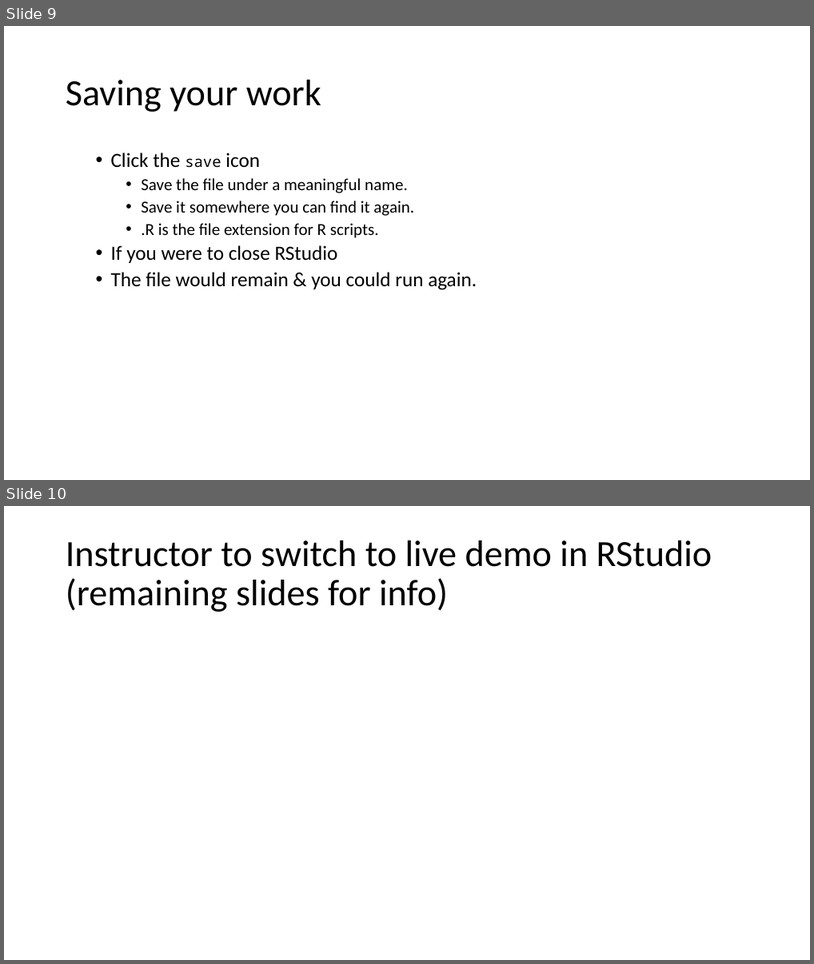
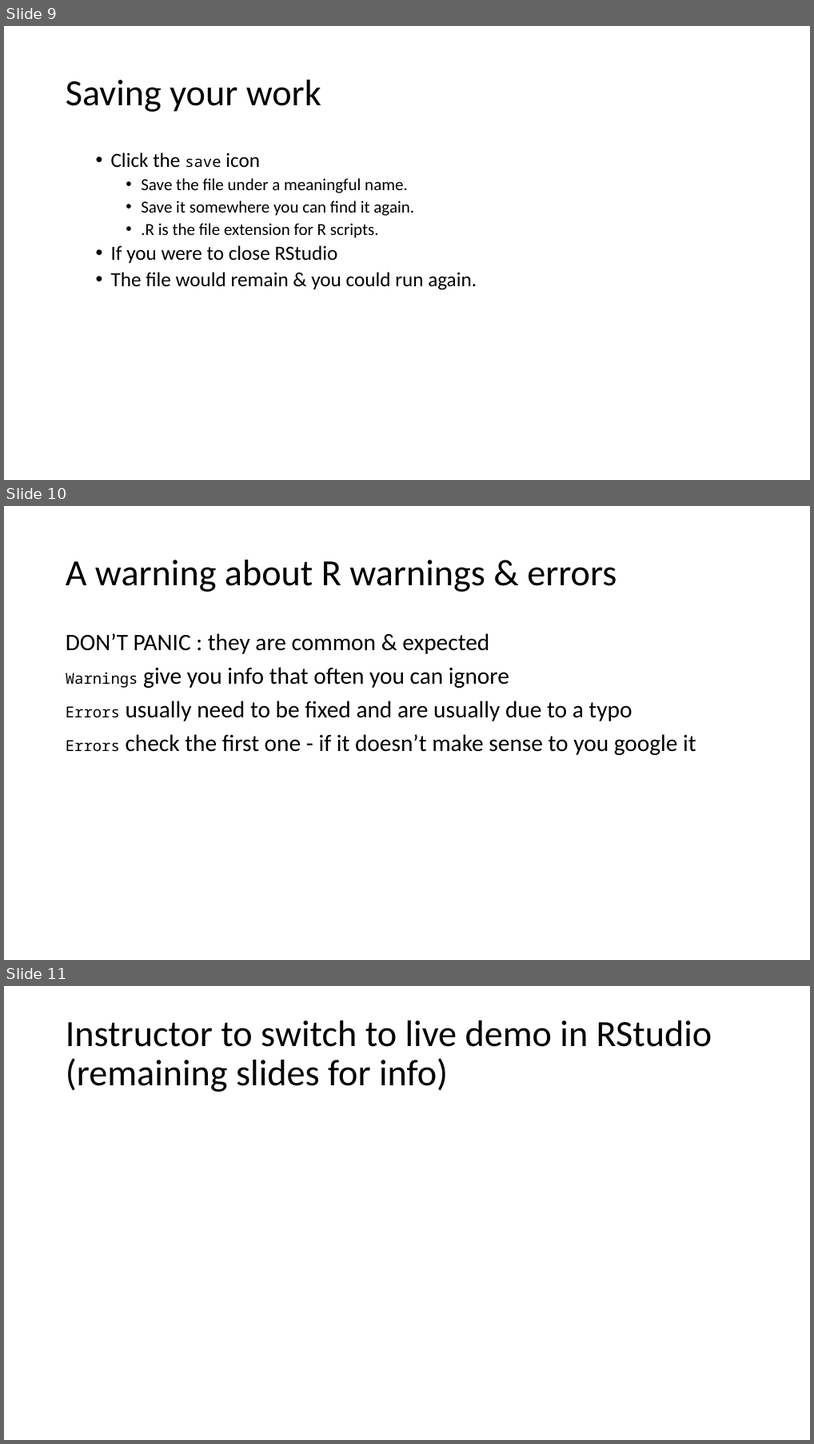
Before and after one commit to uclh-criu/learning-datascience, a slide deck: sessions/1-R-taster.pptx. Shown one above the other, each under a label of ours: slides 9 and 10 before the commit, slides 9, 10 and 11 after it. The pictures are 814x964 and 814x1444 pixels, drawn with LibreOffice and Linux fonts; fonts in the diff are those of the drawing. Boxes give left, top, right and bottom in pixels: in the first picture for what was removed or moved away, otherwise in the second. Text is boxed around its words. In the diff, an @@ line names an element or a change of style, - is before the commit and + after.

Commit message:
add about warnings & errors

```diff
--- a/sessions/1-R-taster.pptx
+++ b/sessions/1-R-taster.pptx
@@ slide 10 added at <box>4,506,810,960</box>, background #FFFFFF @@
@@ title added at <box>66,560,617,592</box>, 44 pt, text #000000 @@
+A warning about R warnings & errors
@@ text added at <box>66,633,697,755</box>, 28 pt, text #000000 @@
+DON’T PANIC : they are common & expected
+Warnings give you info that often you can ignore
+Errors usually need to be fixed and are usually due to a typo
+Errors check the first one - if it doesn’t make sense to you google it
@@ what was slide 10 is now slide 11 @@
```
Also in this commit, not shown: 1 other file.
